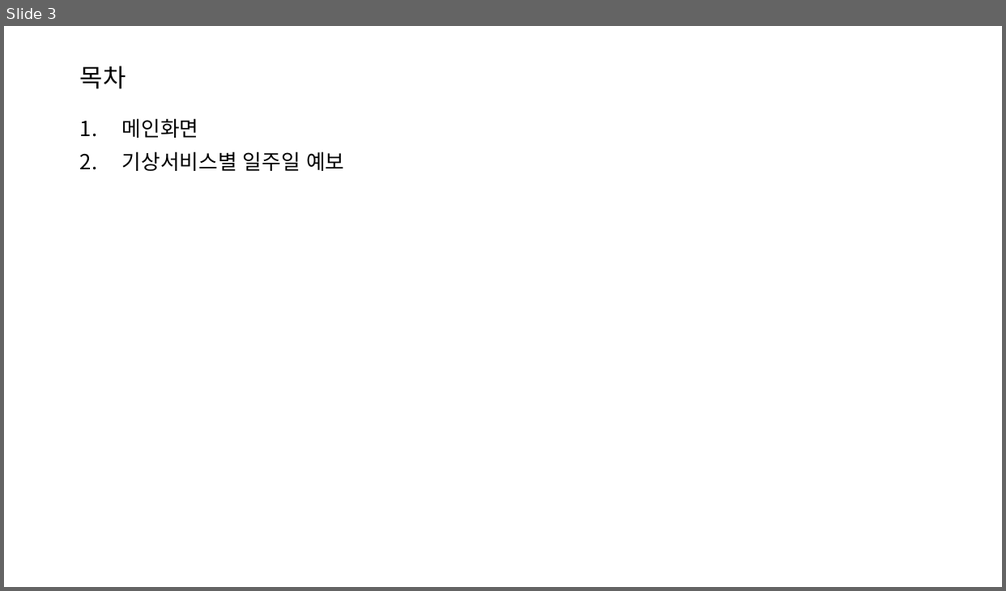
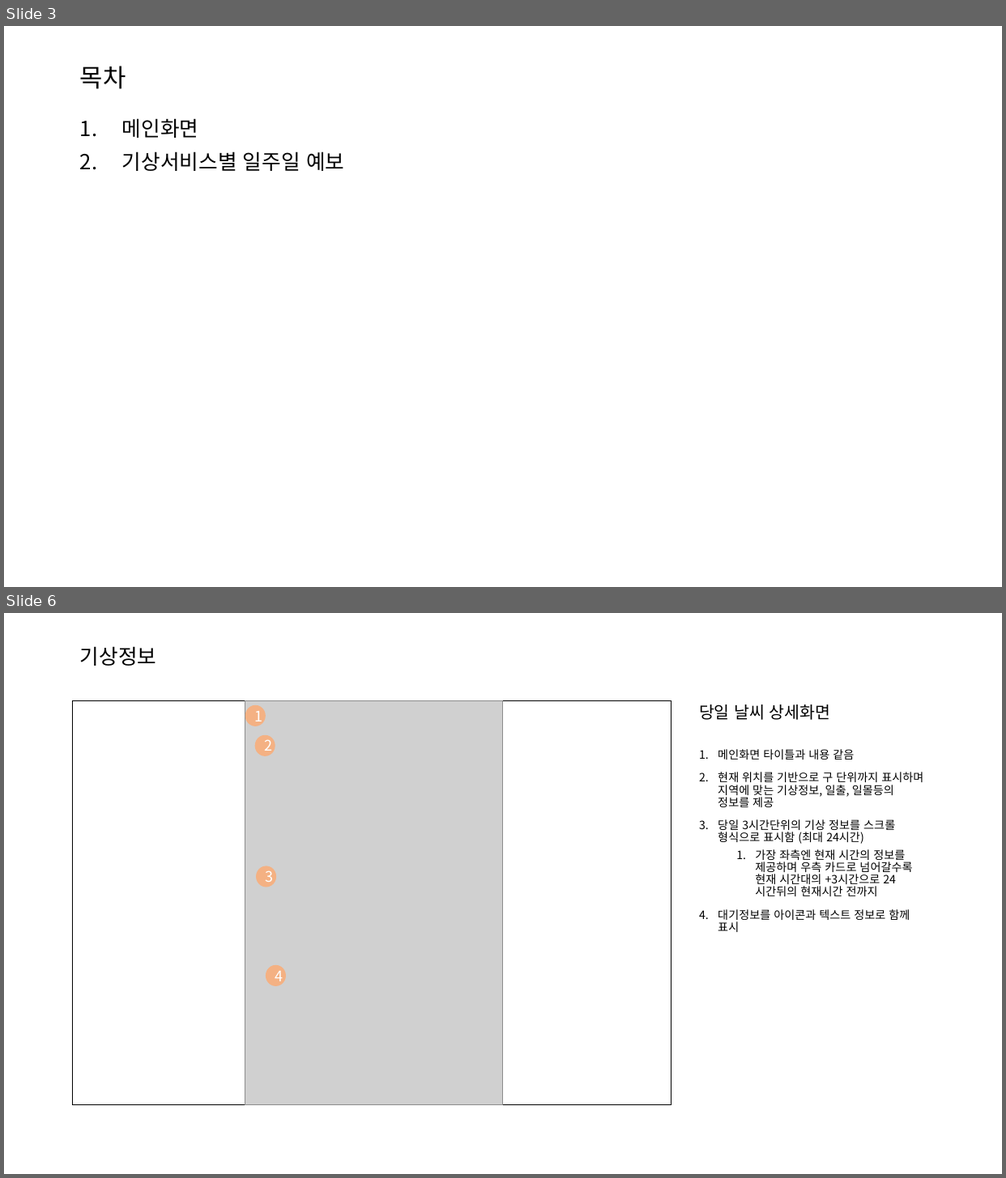
Before and after one commit to jsg3121/WeatherVue, a slide deck: 기능정의서.pptx. Shown one above the other, each under a label of ours: slide 3 before the commit, slides 3 and 6 after it; the slides between them are not shown. The pictures are 1006x591 and 1006x1178 pixels, drawn with LibreOffice and Linux fonts; fonts in the diff are those of the drawing; grey boxes stand for pictures. Boxes give left, top, right and bottom in pixels: in the first picture for what was removed or moved away, otherwise in the second. Text is boxed around its words. In the diff, an @@ line names an element or a change of style, - is before the commit and + after.

Commit message:
FEAT( 기능정의서 ) : 기능정의서 화면 기능 업데이트

```diff
--- a/기능정의서.pptx
+++ b/기능정의서.pptx
@@ slide 6 added at [4,613,1002,1174], background #FFFFFF @@
@@ title added at [80,646,157,666], 20 pt, text #000000 @@
+기상정보
@@ rectangle added at [73,700,671,1105], fill #FFFFFF, outline #000000 1 pt @@
@@ picture added at [245,700,503,1105] @@
@@ ellipse added at [246,706,266,726], fill #F4B183, outline #F4B183 1 pt, 14 pt, text #FFFFFF @@
+1
@@ text added at [699,705,830,720], 16 pt, text #000000 @@
+당일 날씨 상세화면
@@ ellipse added at [256,736,275,756], fill #F4B183, outline #F4B183 1 pt, 14 pt, text #FFFFFF @@
+2
@@ text added at [718,749,923,932], 11 pt, text #000000 @@
+1. 메인화면 타이틀과 내용 같음
+2. 현재 위치를 기반으로 구 단위까지 표시하며 지역에 맞는 기상정보, 일출, 일몰등의 정보를 제공
+3. 당일 3시간단위의 기상 정보를 스크롤 형식으로 표시함 (최대 24시간)
+  1. 가장 좌측엔 현재 시간의 정보를 제공하며 우측 카드로 넘어갈수록 현재 시간대의 +3시간으로 24시간뒤의 현재시간 전까지
+4. 대기정보를 아이콘과 텍스트 정보로 함께 표시
@@ ellipse added at [256,867,275,887], fill #F4B183, outline #F4B183 1 pt, 14 pt, text #FFFFFF @@
+3
@@ ellipse added at [266,965,286,986], fill #F4B183, outline #F4B183 1 pt, 14 pt, text #FFFFFF @@
+4
```
Also in this commit, not shown: 1 slide changed, 2 other slides added, 1 slide removed.
